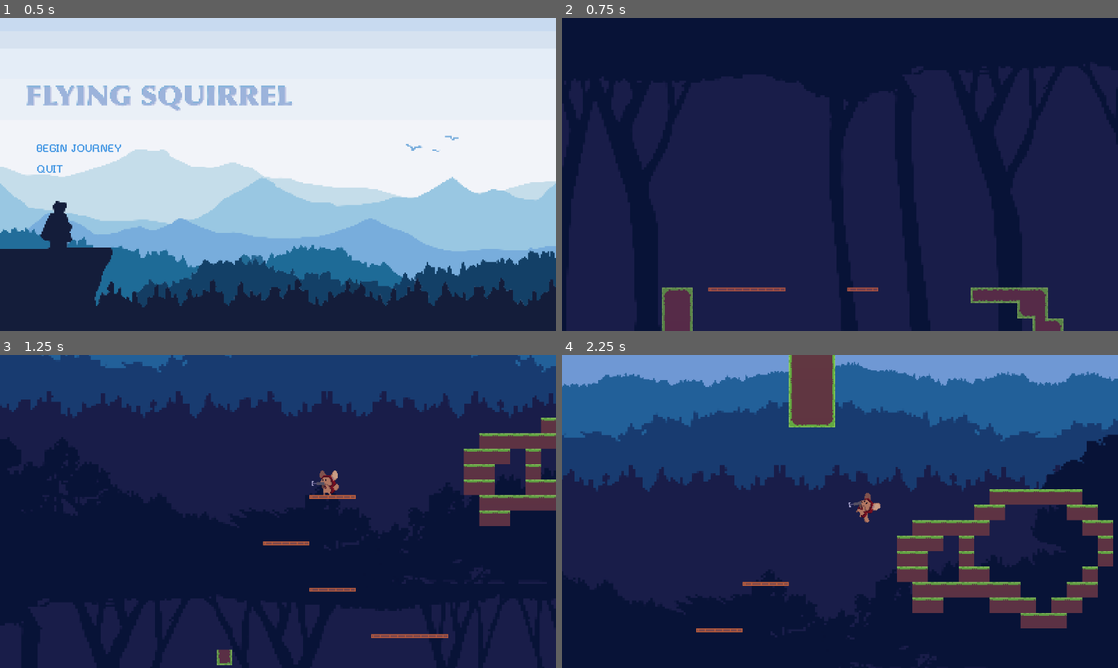
Above: before the commit, frames 1-4 (two rows, left to right).
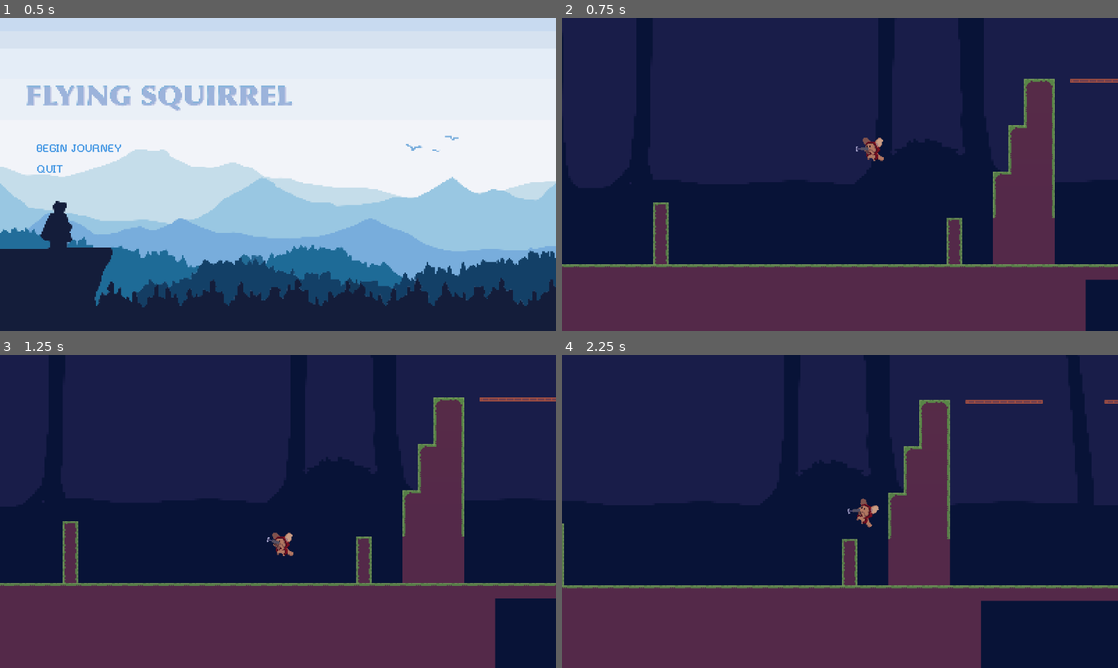
Above: after the commit, the same moments.

Repository: RaccoonLasagna/ihavenowingsbutimustclimb
Game: Godot game, scene res://Title Screen/title_screen.tscn
Two runs of this game, one before a commit and one after it. Both use one fixed random seed, a clock stepped at 60 frames per second and the inputs below.
Inputs (mouse positions are in pixels of both pictures, inside the frame that each line leads up to):
- Up to frame 1 (0.5 s): no input
- Up to frame 2 (0.75 s): click "BEGIN JOURNEY" at 0.5 s
- Up to frame 3 (1.25 s): no input
- Up to frame 4 (2.25 s): move the mouse to (962, 495) at 1.27 s; hold D (right) 1.28-2.03 s; click (962, 495) at 1.35 s; tap Space (jump) at 1.52 s; move the mouse to (728, 527) at 2.02 s; hold S (down) from 2.03 s (still down); click (728, 527) at 2.1 s

Frame 1 is identical in both runs. In frame 2, 26% of the frame differs, in the area x 0-100%, y 19-100%; in frame 3, 51%; in frame 4, 66%, in the area x 0-100%, y 0-100%.

Commit message:
player x limit

Diff:
--- a/Player.tscn
+++ b/Player.tscn
@@ -246,6 +246,7 @@
 continuous_cd = 1
 linear_damp = 1.0
 script = ExtResource("1_kpjcp")
+min_x = -200
 floor_collision = NodePath("floor_collision")
 grappling_hook = NodePath("grappling_hook")
 firing_point = NodePath("grappling_hook/firing_point")
--- a/character_body_2d.gd
+++ b/character_body_2d.gd
@@ -1,4 +1,7 @@
 extends RigidBody2D
+
+@export var min_x = 0
+@export var max_x = 9999
 
 const ACCELERATION = 500000
 const RIGHT_FORCE = Vector2(ACCELERATION, 0)
@@ -38,6 +41,11 @@
 	mantletimer.timeout.connect(_on_mantle_timer_timeout)
 
 func _physics_process(delta: float) -> void:
+	if global_position.x < min_x:
+		global_position.x = min_x
+	if global_position.x > max_x:
+		global_position.x = max_x
+
 	process_movement_input(delta)
 	if active_hook == null:
 		rotation = lerp_angle(rotation, 0, 0.15)
--- a/map.tscn
+++ b/map.tscn
@@ -140,7 +140,7 @@
 [node name="Camera2D" type="Camera2D" parent="."]
 
 [node name="Player" parent="." instance=ExtResource("2_wijl4")]
-position = Vector2(1639, -989)
+position = Vector2(134, -122)
 
 [node name="TileMapLayer" type="TileMapLayer" parent="."]
 material = SubResource("ShaderMaterial_wbpbn")
